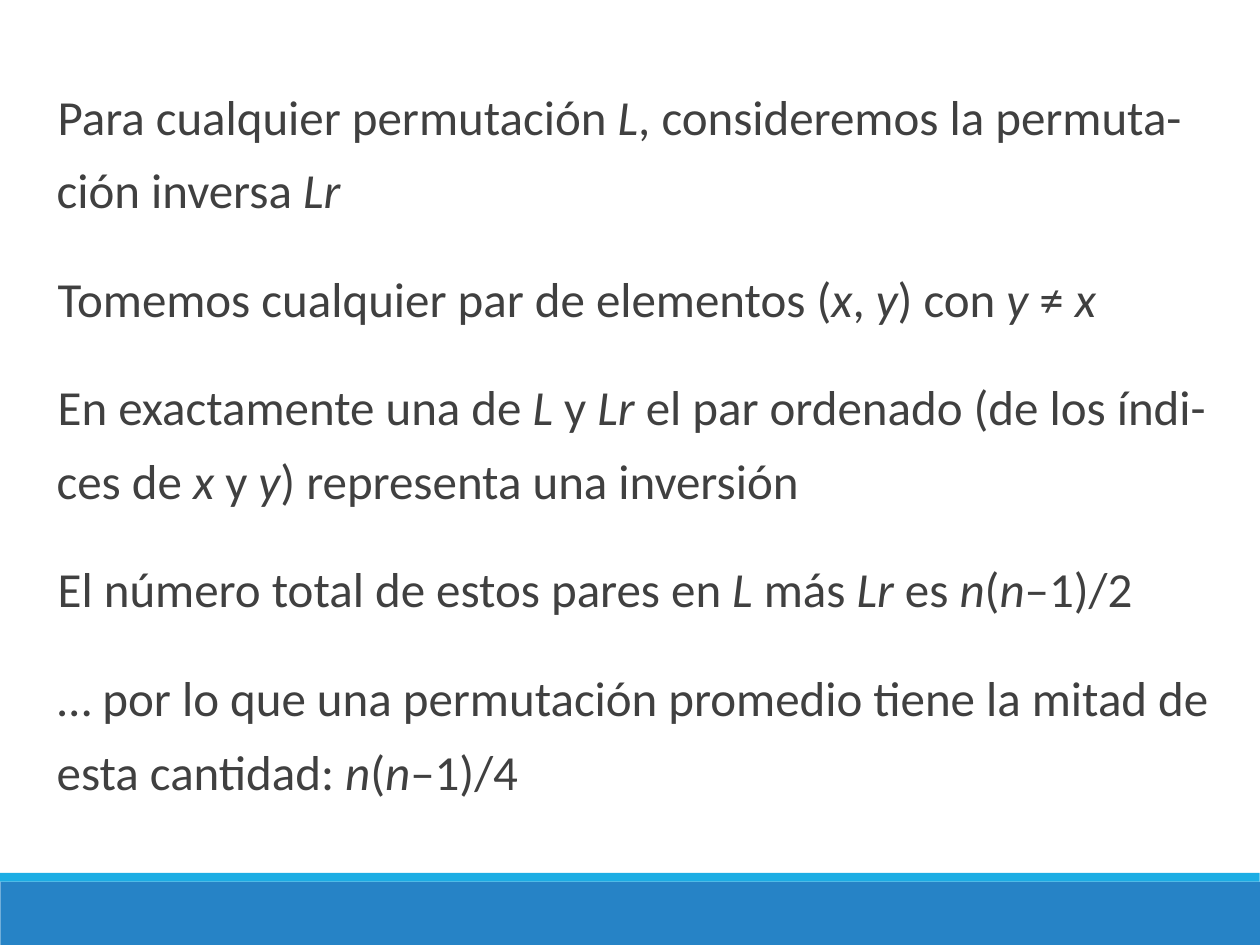
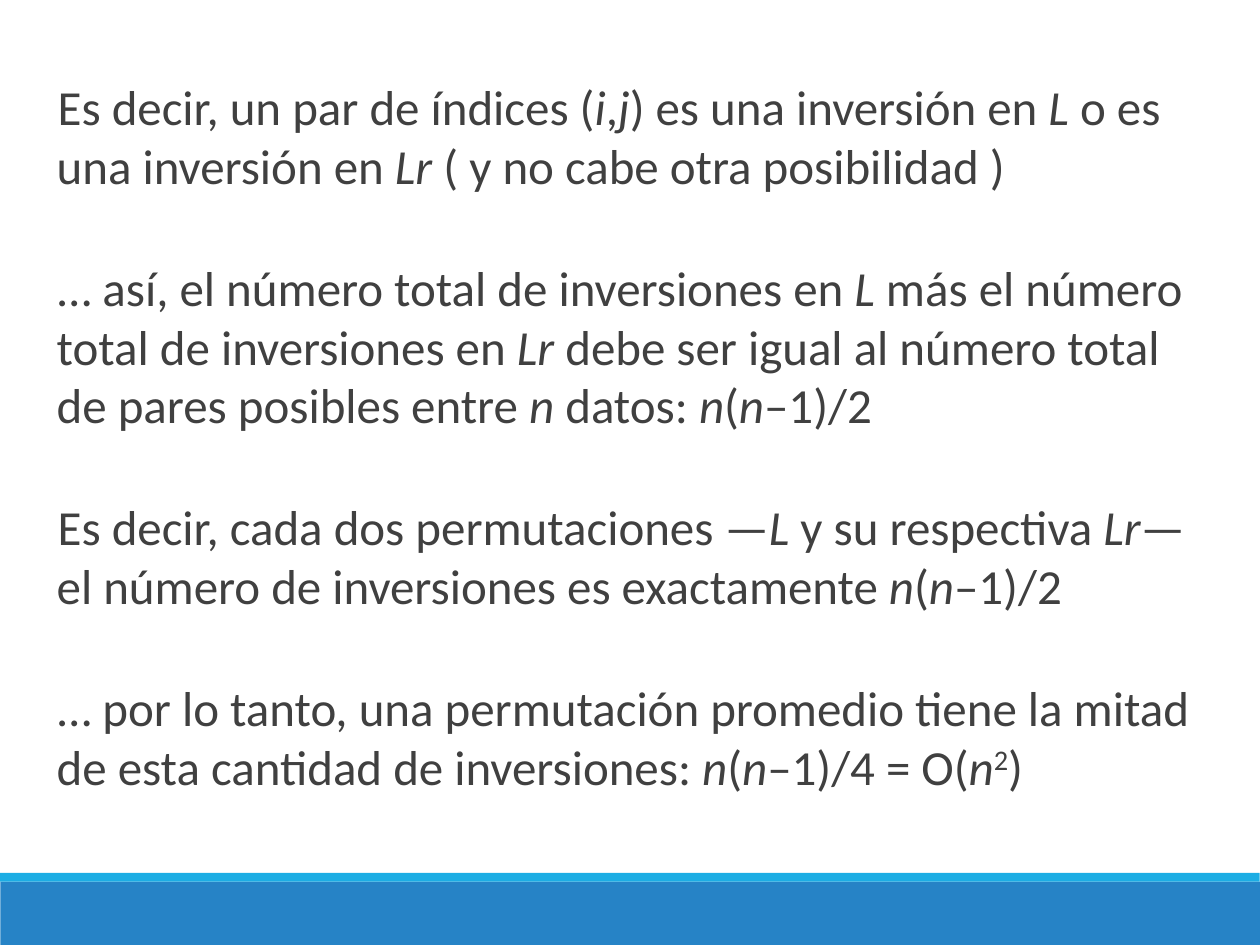
Before and after one commit to chris-carstens/2020-2, a slide deck: slide 38 of Clases/01 - Selection & Insertion sort/01. Selection & Insertion sort.pptx (slide 37 before the commit). Drawn at 1260x945 pixels with LibreOffice and Linux fonts; fonts in the diff are those of the drawing. Boxes give left, top, right and bottom in pixels: in the first picture for what was removed or moved away, otherwise in the second. Text is boxed around its words. In the diff, an @@ line names an element or a change of style, - is before the commit and + after.

```diff
--- a/Clases/01 - Selection & Insertion sort/01. Selection & Insertion sort.pptx
+++ b/Clases/01 - Selection & Insertion sort/01. Selection & Insertion sort.pptx
@@ text at <box>57,89,1189,792</box>: text changed @@
-  Para cualquier permutación L, consideremos la permuta-ción inversa Lr
-  Tomemos cualquier par de elementos (x, y) con y ≠ x
-  En exactamente una de L y Lr el par ordenado (de los índi-ces de x y y) representa una inversión
-  El número total de estos pares en L más Lr es n(n–1)/2
-  … por lo que una permutación promedio tiene la mitad de esta cantidad: n(n–1)/4
+  Es decir, un par de índices (i,j) es una inversión en L o es una inversión en Lr ( y no cabe otra posibilidad )
+  … así, el número total de inversiones en L más el número total de inversiones en Lr debe ser igual al número total de pares posibles entre n datos: n(n–1)/2
+  Es decir, cada dos permutaciones —L y su respectiva Lr— el número de inversiones es exactamente n(n–1)/2
+  … por lo tanto, una permutación promedio tiene la mitad de esta cantidad de inversiones: n(n–1)/4 = O(n2)
```
Also in this commit, not shown: 3 other slides changed, 2 slides added, 1 slide removed, 1 other file.
